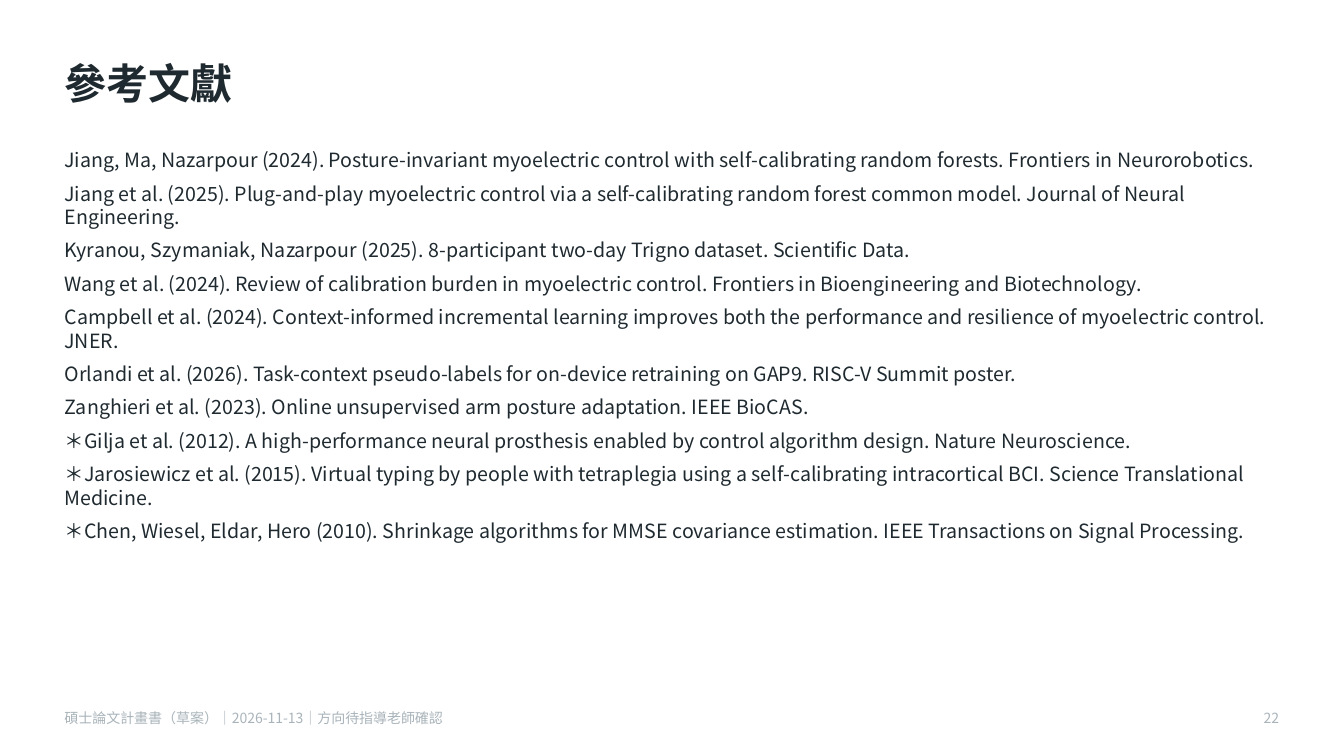
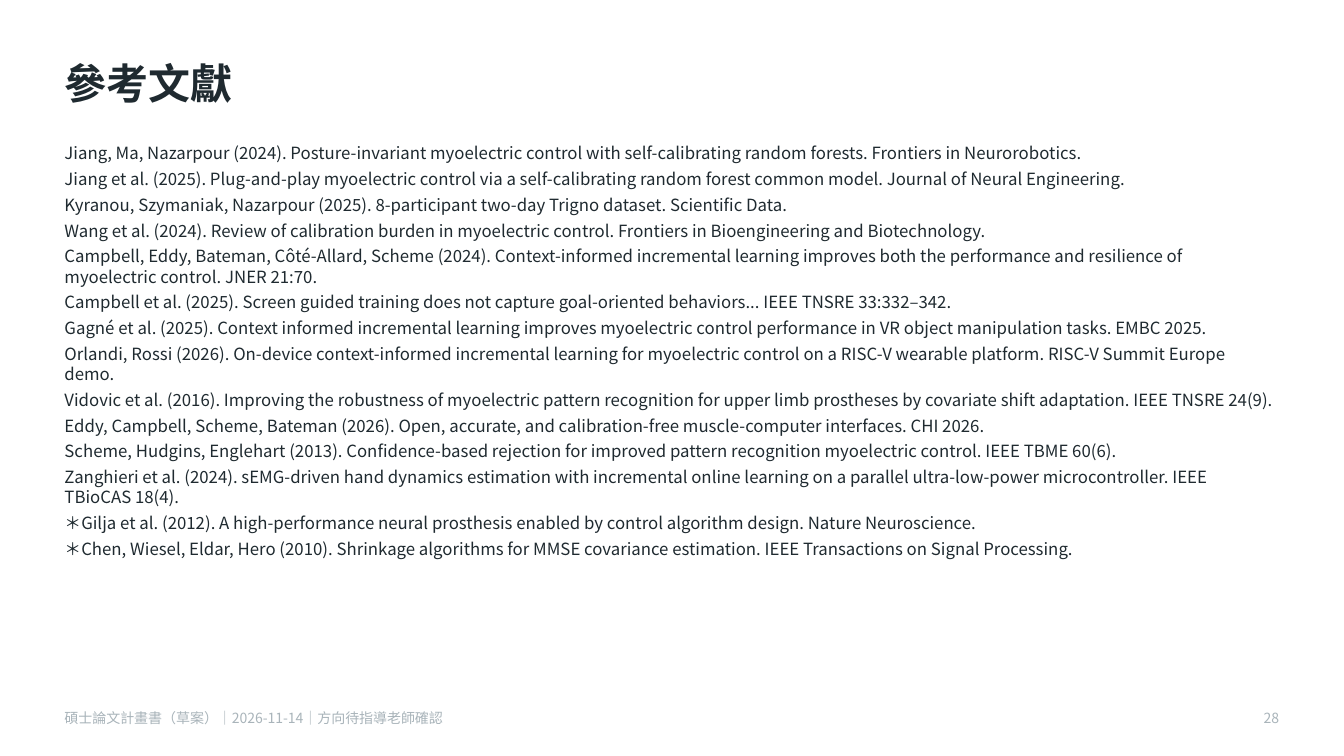
Before and after one commit to momotoofurry/pppp, a slide deck: slide 28 of docs/thesis/碩論計畫書.pptx (slide 22 before the commit). Drawn at 1344x756 pixels with LibreOffice and Linux fonts; fonts in the diff are those of the drawing. Boxes give left, top, right and bottom in pixels: in the first picture for what was removed or moved away, otherwise in the second. Text is boxed around its words. In the diff, an @@ line names an element or a change of style, - is before the commit and + after.

```diff
--- a/docs/thesis/碩論計畫書.pptx
+++ b/docs/thesis/碩論計畫書.pptx
@@ text at (x1=64, y1=145, x2=1125, y2=559): size 14 to 12 pt in "Jiang, Ma, Nazarpour (2024). Posture-invariant myoelectric c ...", "Jiang et al. (2025). Plug-and-play myoelectric control ...", "Kyranou, Szymaniak, Nazarpour (2025). 8-participant two-day  ...", "Wang et al. (2024). Review of calibration ..." and 2 more places; less space between paragraphs @@
@@ text at (x1=64, y1=247, x2=1272, y2=506): text changed; size 14 to 12 pt @@
-Campbell et al. (2024). Context-informed incremental learning improves both the performance and resilience of myoelectric control. JNER.
-Orlandi et al. (2026). Task-context pseudo-labels for on-device retraining on GAP9. RISC-V Summit poster.
-Zanghieri et al. (2023). Online unsupervised arm posture adaptation. IEEE BioCAS.
+Campbell, Eddy, Bateman, Côté-Allard, Scheme (2024). Context-informed incremental learning improves both the performance and resilience of myoelectric control. JNER 21:70.
+Campbell et al. (2025). Screen guided training does not capture goal-oriented behaviors... IEEE TNSRE 33:332–342.
+Gagné et al. (2025). Context informed incremental learning improves myoelectric control performance in VR object manipulation tasks. EMBC 2025.
+Orlandi, Rossi (2026). On-device context-informed incremental learning for myoelectric control on a RISC-V wearable platform. RISC-V Summit Europe demo.
+Vidovic et al. (2016). Improving the robustness of myoelectric pattern recognition for upper limb prostheses by covariate shift adaptation. IEEE TNSRE 24(9).
+Eddy, Campbell, Scheme, Bateman (2026). Open, accurate, and calibration-free muscle-computer interfaces. CHI 2026.
+Scheme, Hudgins, Englehart (2013). Confidence-based rejection for improved pattern recognition myoelectric control. IEEE TBME 60(6).
+Zanghieri et al. (2024). sEMG-driven hand dynamics estimation with incremental online learning on a parallel ultra-low-power microcontroller. IEEE TBioCAS 18(4).
@@ text at (x1=64, y1=465, x2=1244, y2=506): paragraph removed @@
-＊Jarosiewicz et al. (2015). Virtual typing by people with tetraplegia using a self-calibrating intracortical BCI. Science Translational Medicine.
@@ text at (x1=64, y1=711, x2=442, y2=724): text changed @@
-碩士論文計畫書（草案）｜2026-11-13｜方向待指導老師確認
+碩士論文計畫書（草案）｜2026-11-14｜方向待指導老師確認
@@ text at (x1=1264, y1=713, x2=1280, y2=723): text changed @@
-22
+28
```
Also in this commit, not shown: 20 other slides changed, 6 slides added, 42 other files.
